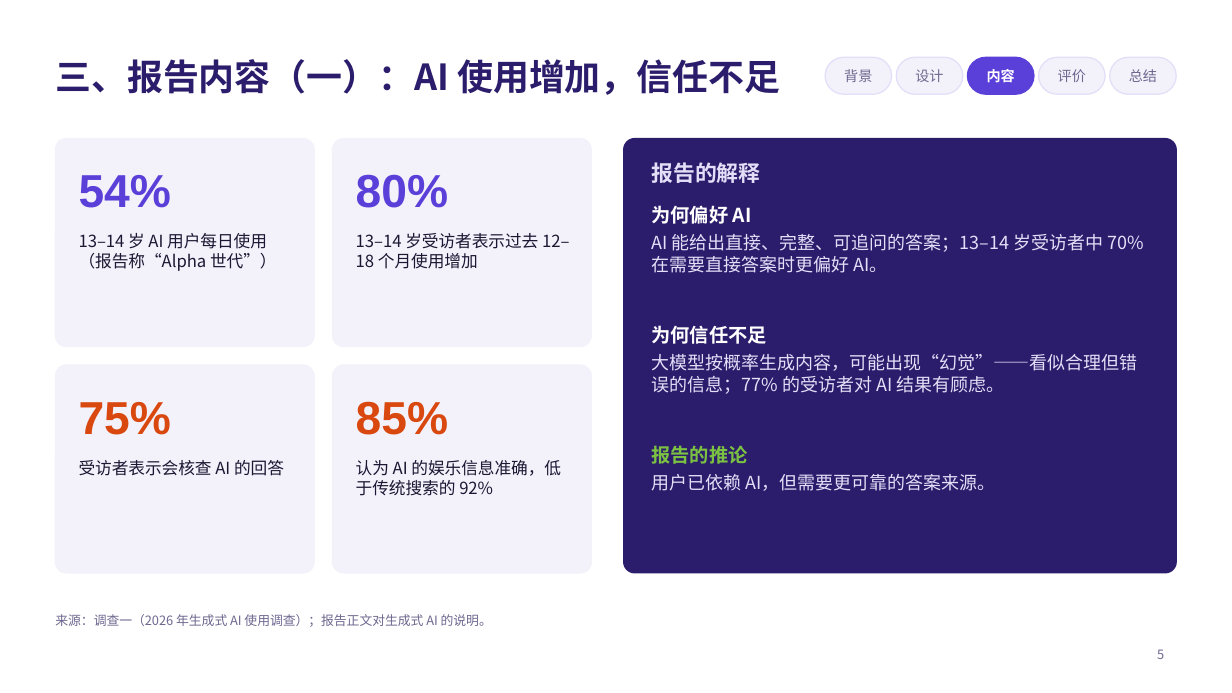
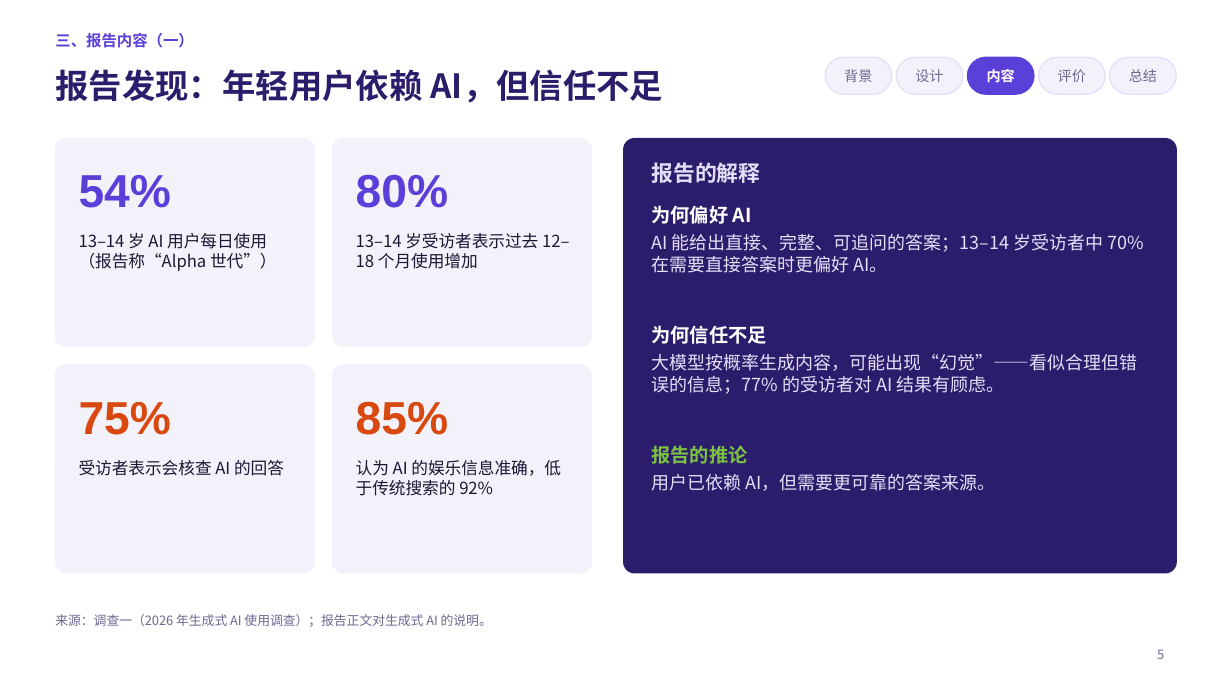
Before and after one commit to jayleo113/ppt, a slide deck: slide 5 of Gracenote报告解读_课堂汇报.pptx. Drawn at 1232x693 pixels with LibreOffice and Linux fonts; fonts in the diff are those of the drawing. Boxes give left, top, right and bottom in pixels: in the first picture for what was removed or moved away, otherwise in the second. Text is boxed around its words. In the diff, an @@ line names an element or a change of style, - is before the commit and + after.

```diff
--- a/Gracenote报告解读_课堂汇报.pptx
+++ b/Gracenote报告解读_课堂汇报.pptx
@@ text added at [55,33,193,48], 12 pt, text #5B3FD9, bold @@
+三、报告内容（一）
@@ title at [55,69,664,103]: text changed; size 28 to 26 pt @@
-三、报告内容（一）：AI 使用增加，信任不足
+报告发现：年轻用户依赖 AI，但信任不足
```
Also in this commit, not shown: 12 other slides changed, 5 other files.
